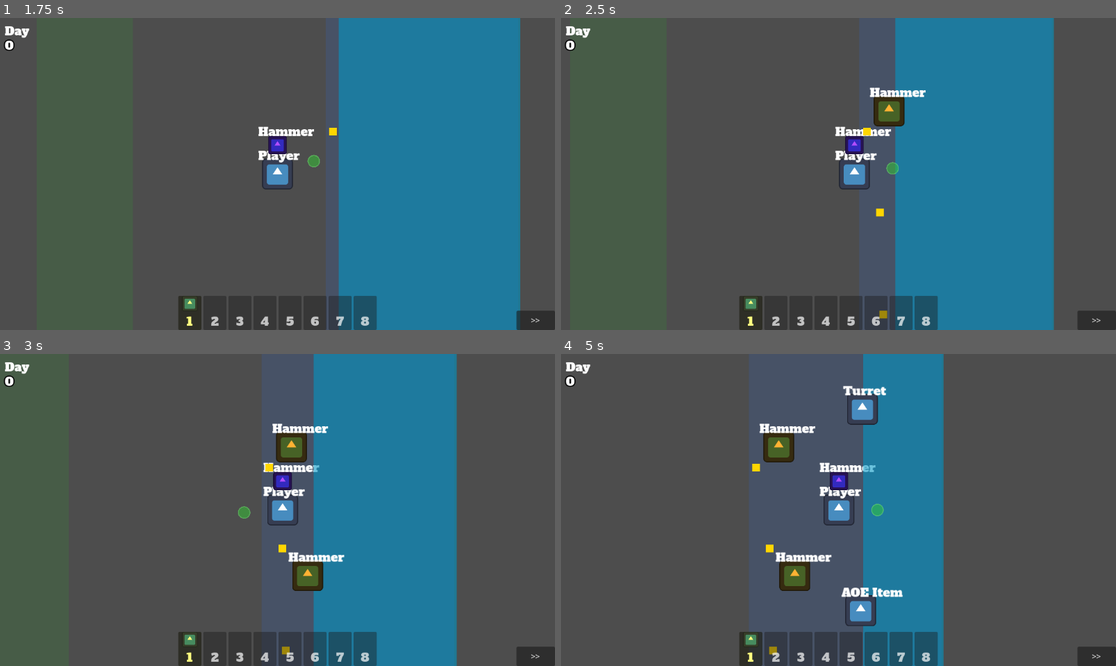
Above: before the commit, frames 1-4 (two rows, left to right).
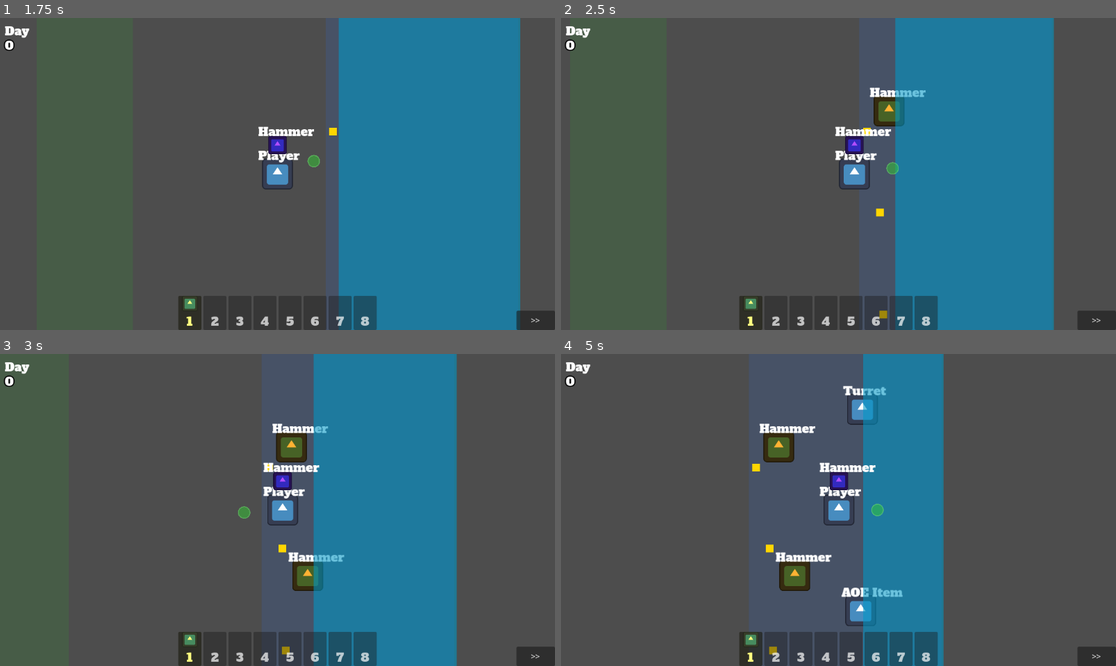
Above: after the commit, the same moments.

Repository: poga/dark-sea
Game: Godot game, scene res://scenes/menu/main_menu.tscn
The game is run twice, just before and just after one commit, with the same random seed, the same clock (stepped at 60 frames per second) and the same inputs. The engine's default icon, where the game draws it, is replaced by a stand-in: a white triangle on a blue panel in a dark square.
Inputs (mouse positions are in pixels of both pictures, inside the frame that each line leads up to):
- Up to frame 1 (1.75 s): click "Play" at 0.5 s; click "Select" at 1.25 s
- Up to frame 2 (2.5 s): tap Enter at 2 s; move the mouse to (960, 158) at 2.02 s; press the mouse at (960, 158) at 2.03 s; hold D (move_right) from 2.03 s (still down)
- Up to frame 3 (3 s): release D (move_right) at 2.75 s; release the mouse at (399, 494) at 2.75 s; drag from (166, 525) to (33, 510) at 2.77 s
- Up to frame 4 (5 s): move the mouse to (894, 441) at 3.52 s; hold D (move_right) 3.53-4.25 s; tap Alt at 3.6 s; drag from (810, 572) to (855, 510) at 4.27 s

Frame 1 is identical in both runs. In frame 2, 0.3% of the frame differs, in the area x 54-66%, y 23-38%; in frame 3, 0.4%; in frame 4, 0.8%, in the area x 54-62%, y 10-88%.

Commit message:
fix: tide z-order renders above terrain but below active entities
Co-Authored-By: Claude Opus 4.6 <noreply@anthropic.com>

Diff:
--- a/scenes/game/main.tscn
+++ b/scenes/game/main.tscn
@@ -29,11 +29,23 @@
 [node name="SeaZone" parent="Zones" unique_id=1012481081 instance=ExtResource("5")]
 position = Vector2(300, 0)
 
+[node name="Tide" type="ColorRect" parent="." unique_id=1481333432]
+z_index = 1
+offset_left = 100.0
+offset_top = -400.0
+offset_right = 504.0
+offset_bottom = 393.0
+color = Color(0, 0.5921569, 0.7764706, 0.5803922)
+script = ExtResource("15")
+
 [node name="Player" parent="." unique_id=1427541742 instance=ExtResource("1")]
+z_index = 2
 
 [node name="Monsters" type="Node2D" parent="." unique_id=1315256508]
+z_index = 2
 
 [node name="DamageNumbers" type="Node2D" parent="."]
+z_index = 2
 script = ExtResource("16")
 
 [node name="ItemSpawnArea" type="Area2D" parent="." unique_id=244974336]
@@ -78,14 +90,6 @@
 
 [node name="PickupTweenLayer" parent="UI" instance=ExtResource("17")]
 
-[node name="Tide" type="ColorRect" parent="." unique_id=1481333432]
-offset_left = 100.0
-offset_top = -400.0
-offset_right = 504.0
-offset_bottom = 393.0
-color = Color(0, 0.5921569, 0.7764706, 0.5803922)
-script = ExtResource("15")
-
 [node name="DebugSkipPhase" type="Button" parent="UI"]
 unique_name_in_owner = true
 anchors_preset = 3
